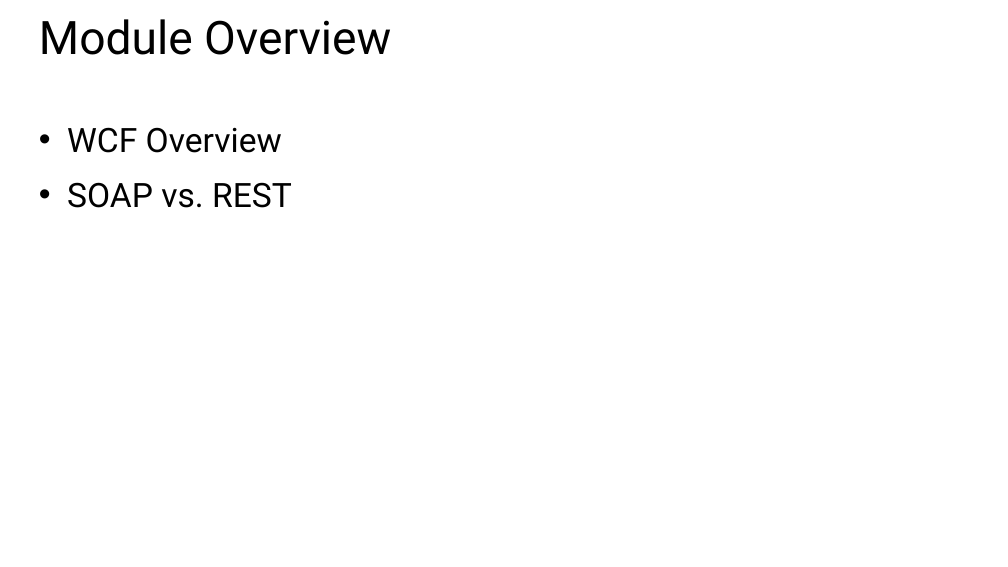
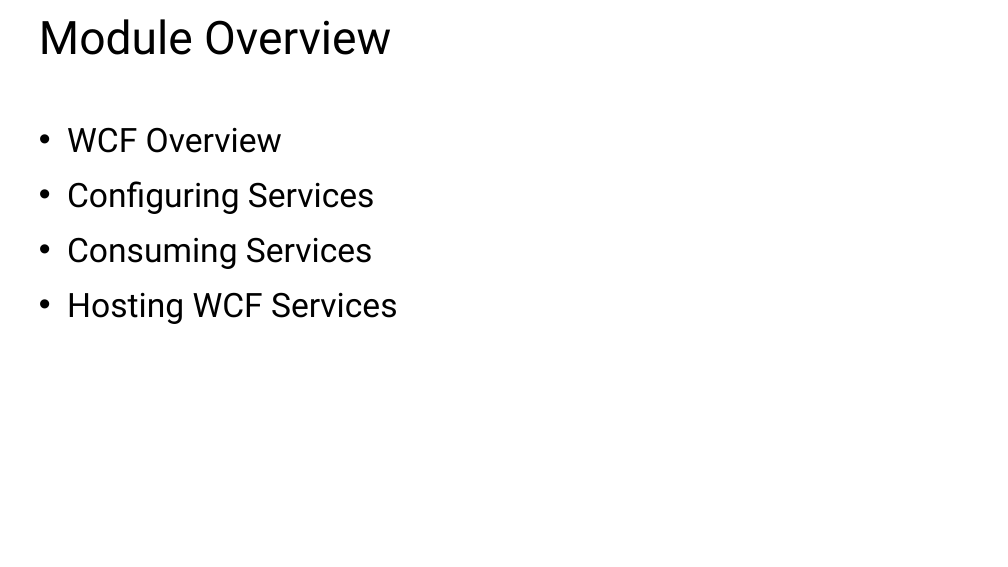
Before and after one commit to BretStateham/MVAWebServicesAndAzure, a slide deck: slide 9 of 01-WCFServices/01-WCFServices.pptx (slide 8 before the commit). Drawn at 1008x567 pixels with LibreOffice and Linux fonts; fonts in the diff are those of the drawing. Boxes give left, top, right and bottom in pixels: in the first picture for what was removed or moved away, otherwise in the second. Text is boxed around its words. In the diff, an @@ line names an element or a change of style, - is before the commit and + after.

```diff
--- a/01-WCFServices/01-WCFServices.pptx
+++ b/01-WCFServices/01-WCFServices.pptx
@@ text at (67,181,398,324): text changed @@
-• SOAP vs. REST
+• Configuring Services
+• Consuming Services
+• Hosting WCF Services
```
Also in this commit, not shown: 2 other slides changed, 1 slide removed.
